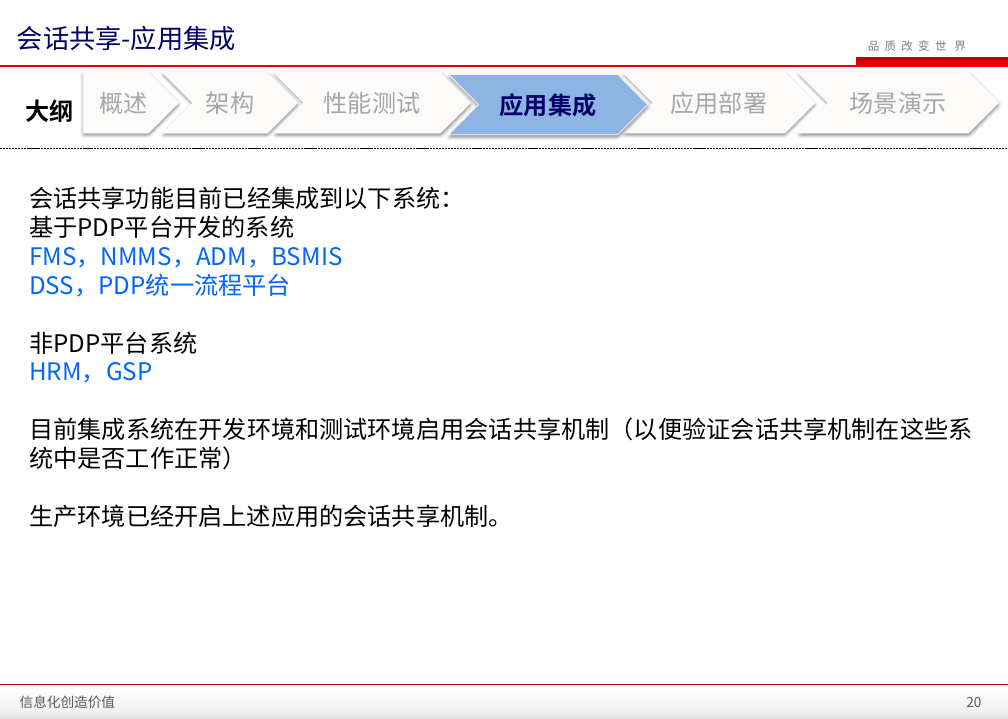
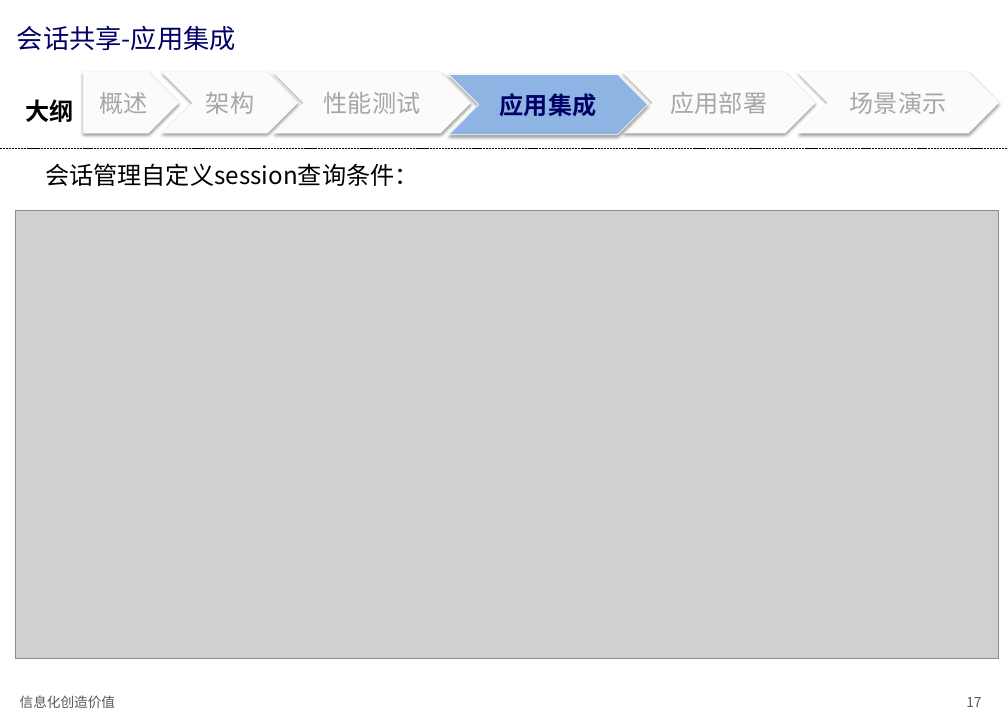
Before and after one commit to zhanght86/bboss-cms, a slide deck: slide 17 of 文档/SanyPDP平台会话共享介绍.pptx (slide 20 before the commit). Drawn at 1008x719 pixels with LibreOffice and Linux fonts; fonts in the diff are those of the drawing; grey boxes stand for pictures; background and template pictures are left out. Boxes give left, top, right and bottom in pixels: in the first picture for what was removed or moved away, otherwise in the second. Text is boxed around its words. In the diff, an @@ line names an element or a change of style, - is before the commit and + after.

Commit message:
完善session共享使用文档

```diff
--- a/文档/SanyPDP平台会话共享介绍.pptx
+++ b/文档/SanyPDP平台会话共享介绍.pptx
@@ title "会话共享-应用集成" at [17, 26, 236, 50]: more space between paragraphs @@
@@ rectangle removed at [856, 57, 1008, 66] @@
@@ text removed at [868, 40, 966, 51] @@
-品 质 改 变 世 界
@@ line removed from (0, 66) to (1008, 66) @@
@@ text added at [45, 163, 419, 186], 23 pt, text #000000 @@
+会话管理自定义session查询条件：
@@ text removed at [29, 186, 973, 527] @@
-会话共享功能目前已经集成到以下系统：
-基于PDP平台开发的系统
-FMS，NMMS，ADM，BSMIS
-DSS，PDP统一流程平台
-非PDP平台系统
-HRM，GSP
-目前集成系统在开发环境和测试环境启用会话共享机制（以便验证会话共享机制在这些系统中是否工作正常）
-生产环境已经开启上述应用的会话共享机制。
@@ picture added at [16, 211, 999, 659] @@
@@ rectangle removed at [0, 684, 1008, 719] @@
@@ line removed from (0, 684) to (1008, 684) @@
@@ page number at [966, 697, 981, 707]: text changed @@
-20
+17
```
Also in this commit, not shown: 26 other slides changed, 5 slides added, 1 slide removed.
